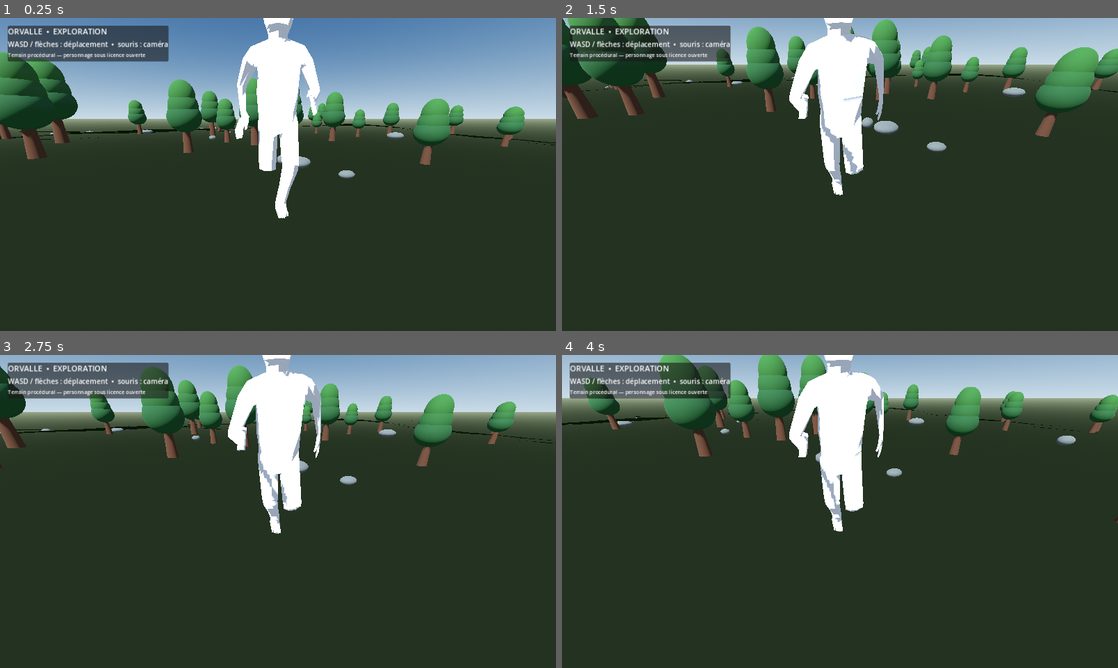
Above: before the commit, frames 1-4 (two rows, left to right).
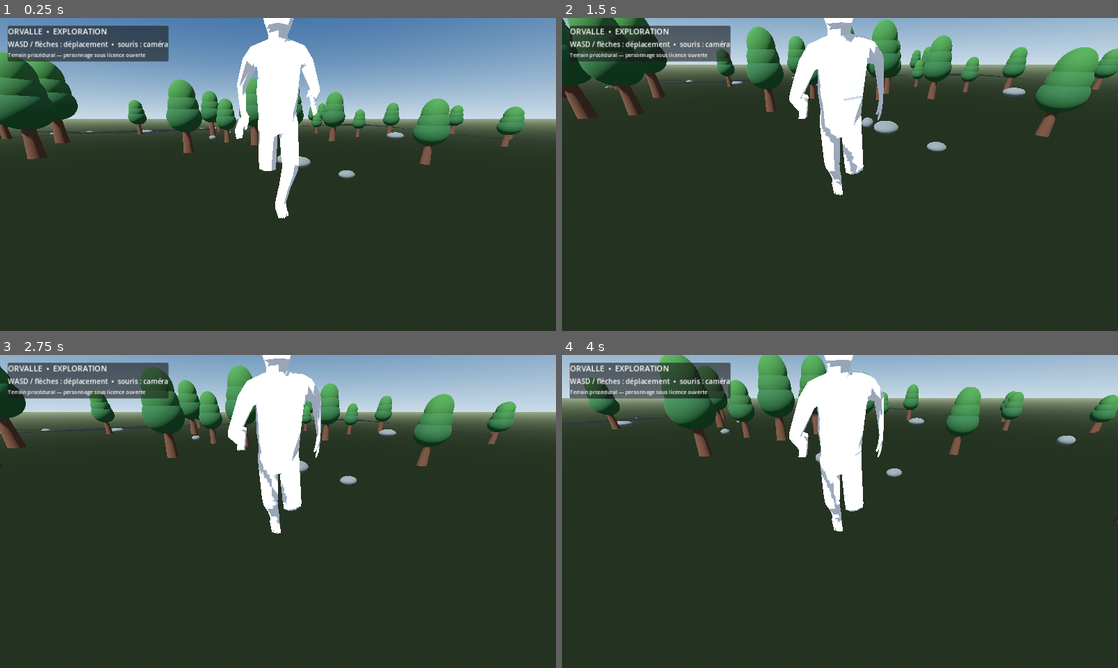
Above: after the commit, the same moments.

Repository: etoojeanne7-ops/Orvalle-3D
Game: Godot game, scene res://scenes/main.tscn
Same seed, same stepped clock (60 frames per second), same inputs: the game is played once before the commit and once after it.
Inputs (mouse positions are in pixels of both pictures, inside the frame that each line leads up to):
- Up to frame 1 (0.25 s): no input
- Up to frame 2 (1.5 s): tap Enter at 0.5 s; move the mouse to (867, 174) at 0.52 s; hold W (move_forward) from 0.53 s (still down); click (867, 174) at 0.67 s; tap Space at 1.25 s; move the mouse to (812, 174) at 1.27 s
- Up to frame 3 (2.75 s): keep holding W (move_forward); tap Enter at 2 s; move the mouse to (289, 505) at 2.02 s
- Up to frame 4 (4 s): keep holding W (move_forward); tap Space at 2.75 s; move the mouse to (834, 517) at 2.77 s; click (834, 517) at 2.92 s; tap Enter at 3.5 s; move the mouse to (878, 514) at 3.52 s

The runs differ from the first frame. In frame 1, 0.3% of the frame differs, in the area x 0-100%, y 33-41%; in frame 2, 0.1%; in frame 3, 0.2%; in frame 4, 0.2%.

Commit message:
Use a procedural PBR shader for natural terrain

Diff:
--- a/OrvalleNative/scripts/main.gd
+++ b/OrvalleNative/scripts/main.gd
@@ -85,11 +85,17 @@
 	var mesh_instance := MeshInstance3D.new()
 	mesh_instance.name = "TerrainMesh"
 	mesh_instance.mesh = terrain_mesh
-	var grass := StandardMaterial3D.new()
-	grass.albedo_color = Color(0.22, 0.30, 0.17)
-	grass.roughness = 1.0
-	grass.vertex_color_use_as_albedo = true
-	mesh_instance.material_override = grass
+	var terrain_material := ShaderMaterial.new()
+	var terrain_shader := load("res://shaders/terrain.gdshader") as Shader
+	if terrain_shader != null:
+		terrain_material.shader = terrain_shader
+		mesh_instance.material_override = terrain_material
+	else:
+		var grass := StandardMaterial3D.new()
+		grass.albedo_color = Color(0.22, 0.30, 0.17)
+		grass.roughness = 1.0
+		grass.vertex_color_use_as_albedo = true
+		mesh_instance.material_override = grass
 	ground.add_child(mesh_instance)
 	var collision := CollisionShape3D.new()
 	collision.name = "TerrainCollision"
